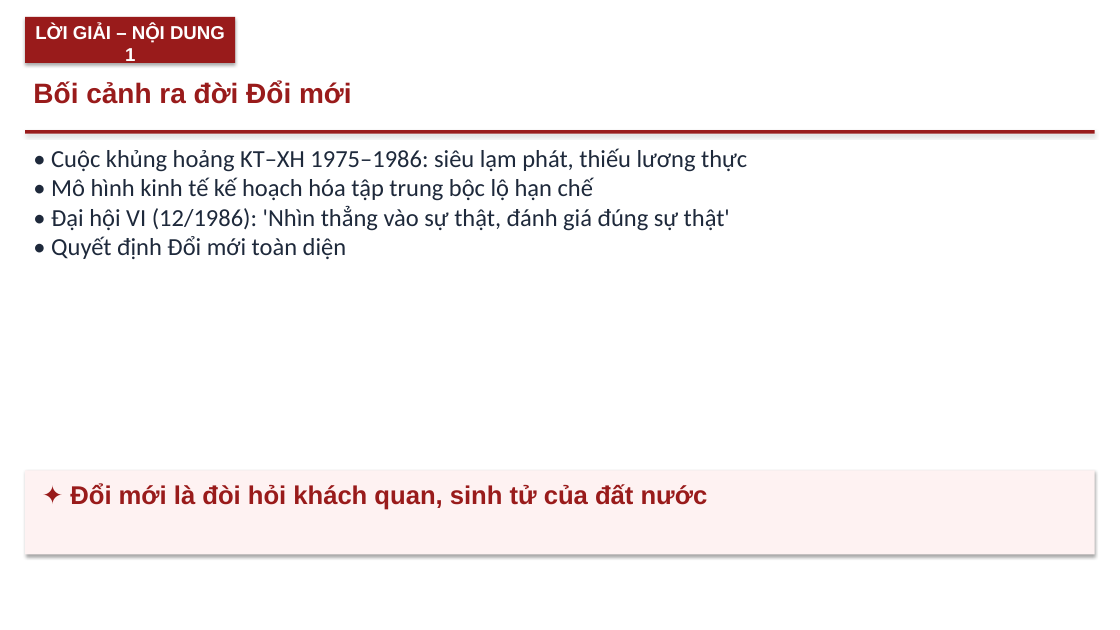
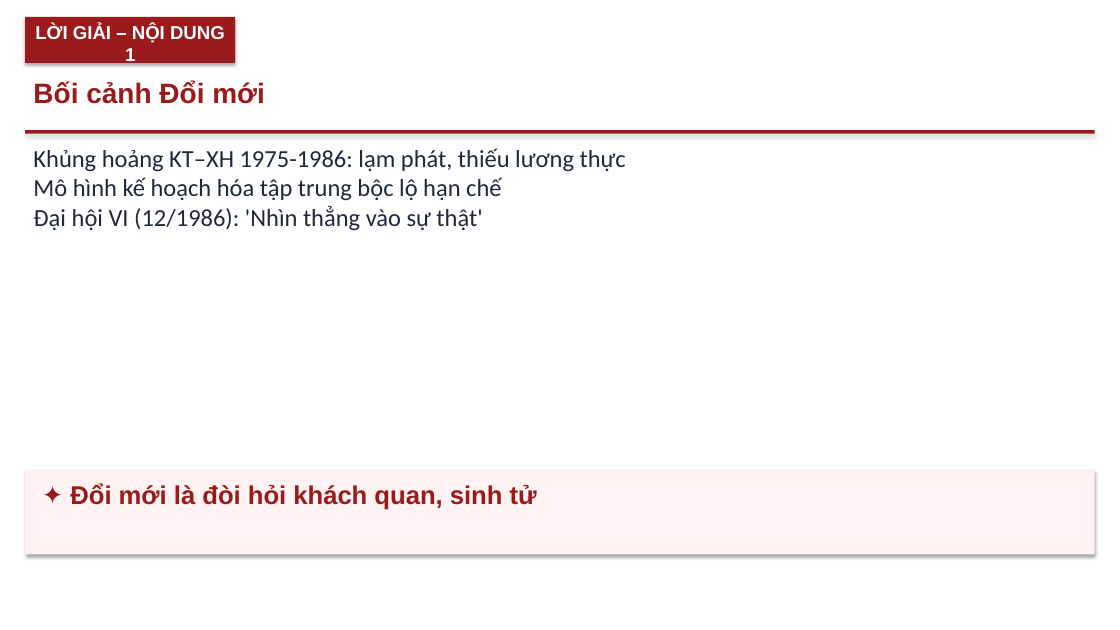
Before and after one commit to Trangtu66/Taode_thi_online, a slide deck: slide 5 of mon/lich_su/slide/lop12/Slide_LICHSU12_Bài_10_Công_cuộc_Đổi_mới_từ_1986_TT28-29.pptx (slide 4 before the commit). Drawn at 1120x630 pixels with LibreOffice and Linux fonts; fonts in the diff are those of the drawing. Boxes give left, top, right and bottom in pixels: in the first picture for what was removed or moved away, otherwise in the second. Text is boxed around its words. In the diff, an @@ line names an element or a change of style, - is before the commit and + after.

```diff
--- a/mon/lich_su/slide/lop12/Slide_LICHSU12_Bài_10_Công_cuộc_Đổi_mới_từ_1986_TT28-29.pptx
+++ b/mon/lich_su/slide/lop12/Slide_LICHSU12_Bài_10_Công_cuộc_Đổi_mới_từ_1986_TT28-29.pptx
@@ text at (x1=33, y1=81, x2=265, y2=104): text changed @@
-Bối cảnh ra đời Đổi mới
+Bối cảnh Đổi mới
@@ text at (x1=33, y1=148, x2=626, y2=231): text changed @@
-• Cuộc khủng hoảng KT–XH 1975–1986: siêu lạm phát, thiếu lương thực
-• Mô hình kinh tế kế hoạch hóa tập trung bộc lộ hạn chế
-• Đại hội VI (12/1986): 'Nhìn thẳng vào sự thật, đánh giá đúng sự thật'
-• Quyết định Đổi mới toàn diện
+Khủng hoảng KT–XH 1975-1986: lạm phát, thiếu lương thực
+Mô hình kế hoạch hóa tập trung bộc lộ hạn chế
+Đại hội VI (12/1986): 'Nhìn thẳng vào sự thật'
@@ text at (x1=70, y1=483, x2=537, y2=510): text changed @@
-✦ Đổi mới là đòi hỏi khách quan, sinh tử của đất nước
+✦ Đổi mới là đòi hỏi khách quan, sinh tử
```
Also in this commit, not shown: 5 other slides changed, 1 slide added, 33 other files.
